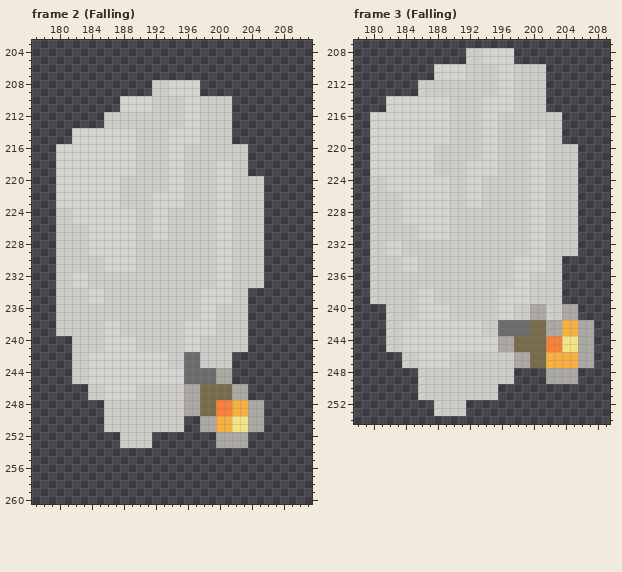
Two states of a pixel-art file, devassets/Aseprite Projects/LanternCorpse.aseprite. The picture above is the old version.
384x384 pixels, 8 frames. Shown: frame 2 (Falling): x 177..211, y 203..260; frame 3 (Falling): x 178..209, y 207..254. The commit also changed other frames, which this record leaves out.
New version:
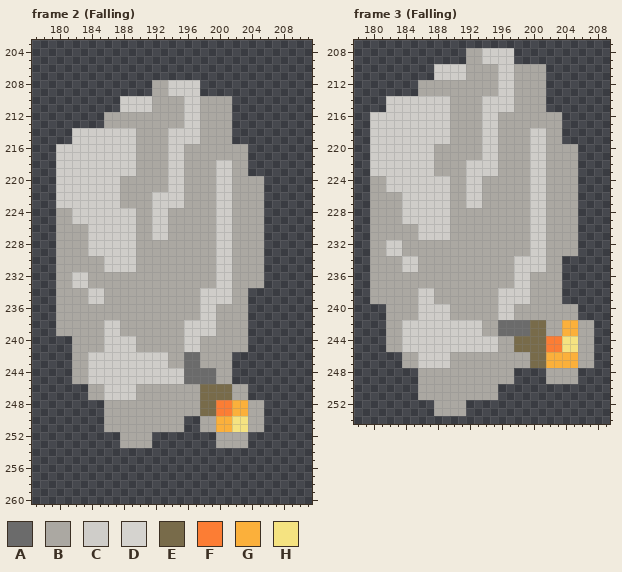
Palette (. is transparent): A #6b6b6b  B #aba8a2  C #cfcdc9  D #d5d3cf  E #786b4a  F #fc7d34  G #fbb03b  H #f5e381
The edit:
Frame 2 (Falling), layer "Layer 1":
y 208..209: x 192..197 CCDDDD -> BBCCCC
y 210..211: x 188..201 DDDDCCCCDDCCCC -> CCCCBBBBCCBBBB
y 212..213: x 186..201 CCCCCCCCCCDDCCCC -> BBBBBBBBBBCCBBBB
y 214..215: x 182..201 DDDDDDDDCCCCDDDDCCCC -> CCCCCCCCBBBBCCCCBBBB
y 216..217: x 180..203 DDDDDDDDDDCCCCDDCCCCCCCC -> CCCCCCCCCCBBBBCCBBBBBBBB
y 218..219: x 180..203 DDDDDDDDDDCCCCDDCCCCDDCC -> CCCCCCCCCCBBBBCCBBBBCCBB
y 220..221: x 180..205 DDDDDDDDCCCCCCDDCCCCDDCCCC -> CCCCCCCCBBBBBBCCBBBBCCBBBB
y 222..223: x 180..205 DDDDDDDDCCCCDDDDCCCCDDCCCC -> CCCCCCCCBBBBCCCCBBBBCCBBBB
y 224..225: x 180..205 CCDDDDDDDDCCDDCCCCCCDDCCCC -> BBCCCCCCCCBBCCBBBBBBCCBBBB
y 226..227: x 180..205 CCCCDDDDDDCCDDCCCCCCDDCCCC -> BBBBCCCCCCBBCCBBBBBBCCBBBB
y 228..229: x 180..205 CCCCDDDDDDCCCCCCCCCCDDCCCC -> BBBBCCCCCCBBBBBBBBBBCCBBBB
y 230..231: x 180..205 CCCCCCDDDDCCCCCCCCCCDDCCCC -> BBBBBBCCCCBBBBBBBBBBCCBBBB
y 232..233: x 180..205 CCDDCCCCCCCCCCCCCCCCDDCCCC -> BBCCBBBBBBBBBBBBBBBBCCBBBB
y 234..235: x 180..203 CCCCDDCCCCCCCCCCCCDDDDCC -> BBBBCCBBBBBBBBBBBBCCCCBB
y 236..237: x 180..203 CCCCCCCCCCCCCCCCCCDDCCCC -> BBBBBBBBBBBBBBBBBBCCBBBB
y 238..239: x 180..203 CCCCCCDDCCCCCCCCDDDDCCCC -> BBBBBBCCBBBBBBBBCCCCBBBB
y 240..241: x 182..203 CCCCDDDDCCCCCCDDCCCCCC -> BBBBCCCCBBBBBBCCBBBBBB
y 242..243: x 182..195 CCDDDDDDDDDDCC -> BBCCCCCCCCCCBB; x 198..201 CCCC -> BBBB
y 244..245: x 182..195 CCDDDDDDDDDDDD -> BBCCCCCCCCCCCC
y 246..247: x 184..195 CCDDDDCCCCCC -> BBCCCCBBBBBB
y 248..251: x 186..195 CCCCCCCCCC -> BBBBBBBBBB
y 252..253: x 188..191 CCCC -> BBBB
Frame 3 (Falling), layer "Layer 1":
y 208..209: x 192..197 CCDDDD -> BBCCCC
y 210..211: x 188..201 DDDDCCCCDDCCCC -> CCCCBBBBCCBBBB
y 212..213: x 186..201 CCCCCCCCCCDDCCCC -> BBBBBBBBBBCCBBBB
y 214..215: x 182..201 DDDDDDDDCCCCDDDDCCCC -> CCCCCCCCBBBBCCCCBBBB
y 216..217: x 180..203 DDDDDDDDDDCCCCDDCCCCCCCC -> CCCCCCCCCCBBBBCCBBBBBBBB
y 218..219: x 180..203 DDDDDDDDDDCCCCDDCCCCDDCC -> CCCCCCCCCCBBBBCCBBBBCCBB
y 220..221: x 180..205 DDDDDDDDCCCCCCDDCCCCDDCCCC -> CCCCCCCCBBBBBBCCBBBBCCBBBB
y 222..223: x 180..205 DDDDDDDDCCCCDDDDCCCCDDCCCC -> CCCCCCCCBBBBCCCCBBBBCCBBBB
y 224..225: x 180..205 CCDDDDDDDDCCDDCCCCCCDDCCCC -> BBCCCCCCCCBBCCBBBBBBCCBBBB
y 226..227: x 180..205 CCCCDDDDDDCCDDCCCCCCDDCCCC -> BBBBCCCCCCBBCCBBBBBBCCBBBB
y 228..229: x 180..205 CCCCDDDDDDCCCCCCCCCCDDCCCC -> BBBBCCCCCCBBBBBBBBBBCCBBBB
y 230..231: x 180..205 CCCCCCDDDDCCCCCCCCCCDDCCCC -> BBBBBBCCCCBBBBBBBBBBCCBBBB
y 232..233: x 180..205 CCDDCCCCCCCCCCCCCCCCDDCCCC -> BBCCBBBBBBBBBBBBBBBBCCBBBB
y 234..235: x 180..203 CCCCDDCCCCCCCCCCCCDDDDCC -> BBBBCCBBBBBBBBBBBBCCCCBB
y 236..237: x 180..203 CCCCCCCCCCCCCCCCCCDDCCCC -> BBBBBBBBBBBBBBBBBBCCBBBB
y 238..239: x 180..203 CCCCCCDDCCCCCCCCDDDDCCCC -> BBBBBBCCBBBBBBBBCCCCBBBB
y 240..241: x 182..199 CCCCDDDDCCCCCCDDCC -> BBBBCCCCBBBBBBCCBB; x 202..203 CC -> BB
y 242..243: x 182..195 CCDDDDDDDDDDCC -> BBCCCCCCCCCCBB
y 244..245: x 182..195 CCDDDDDDDDDDDD -> BBCCCCCCCCCCCC
y 246..247: x 184..197 CCDDDDCCCCCCCC -> BBCCCCBBBBBBBB
y 248..249: x 186..197 CCCCCCCCCCCC -> BBBBBBBBBBBB
y 250..251: x 186..195 CCCCCCCCCC -> BBBBBBBBBB
y 252..253: x 188..191 CCCC -> BBBB
